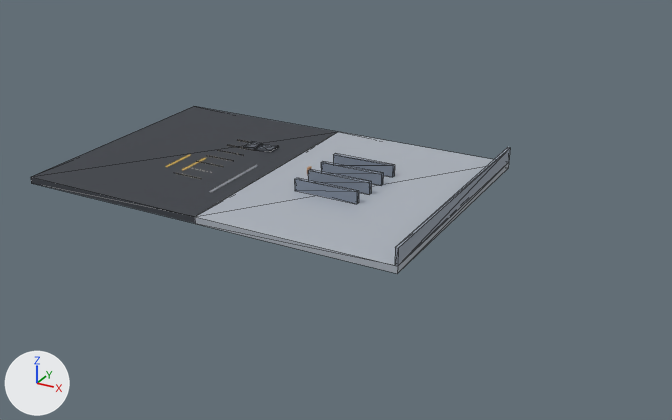
Before and after pictures for a commit that changed the glTF model mobile/levels/sandbox.glb.
Camera for both pictures: a 50 mm lens placed at (71.5, -110.8, 51.0), pointed at (11.4, -1.4, -3.7). Arrows for +X, +Y and +Z are at lower left; the lights stay in place. The older version comes first. Mesh edges are drawn as thin lines on the coarser meshes. Where no turn or scale is listed for an object, it has been applied to the vertices.

The scene before the commit, as lines of its bpy script (objects in view):
```python
me_mesh_1 = bpy.data.meshes.new('Mesh_1')
me_mesh_1.from_pydata(...)  # a box spanning x -5.0..5.0, y -0.3..0.3, z -0.9..0.9
me_mesh_1.materials.append(mat_material_1)  # greyish blue #7d8796
me_mesh_2 = bpy.data.meshes.new('Mesh_2')
me_mesh_2.from_pydata(...)  # a box spanning x -5.0..5.0, y -0.3..0.3, z -0.9..0.9
me_mesh_2.materials.append(mat_material_1)  # greyish blue #7d8796
me_mesh_3 = bpy.data.meshes.new('Mesh_3')
me_mesh_3.from_pydata(...)  # a box spanning x -5.0..5.0, y -0.3..0.3, z -0.9..0.9
me_mesh_3.materials.append(mat_material_1)  # greyish blue #7d8796
ob_mesh2 = bpy.data.objects.new('Mesh2', me_mesh_1)
ob_mesh2.location = (12.0, 6.0, 0.9)
ob_mesh3 = bpy.data.objects.new('Mesh3', me_mesh_2)
ob_mesh3.location = (12.0, 2.2, 0.9)
ob_mesh4 = bpy.data.objects.new('Mesh4', me_mesh_3)
ob_mesh4.location = (12.0, -1.6, 0.9)
# also in view: 'Mesh13' at (-15.0, 0.0, -0.5); 'Mesh' at (15.0, 0.0, -0.5); 'Mesh5' at (12.0, -5.4, 0.9); 'Mesh6' at (29.8, 0.0, 1.2)
```
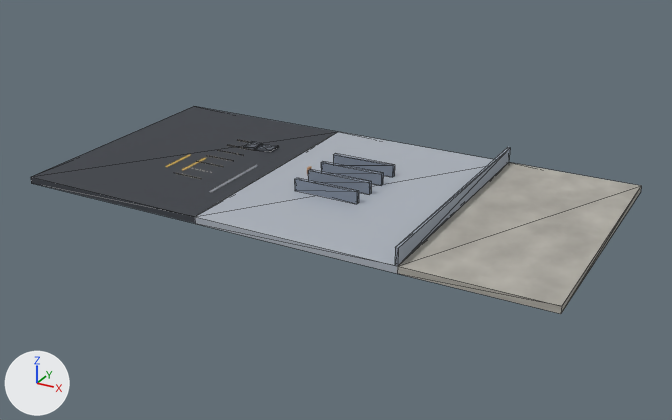
Boxes [x1, y1, x2, y2] around the edits, measured in the pictures (672 x 420 px):
```json
{"object": "Mesh19", "change": "added", "after": [397, 162, 641, 314]}
```

Scene script edits in JSON lines:
```json
{"op": "add", "block": "img_concrete2", "code": ["img_concrete2 = load_image('concrete2', '_unpacked/concrete2', 512, 512, 'sRGB')"]}
{"op": "add", "block": "img_concrete_normal", "code": ["img_concrete_normal = load_image('concrete_normal', '_unpacked/concrete_normal', 512, 512, 'Non-Color')"]}
{"op": "add", "block": "mat_concrete", "code": ["mat_concrete = bpy.data.materials.new('concrete')", "# colours: grey #bab7ae", "# uses the picture img_concrete2", "# uses the picture img_concrete_normal"]}
{"op": "add", "block": "me_mesh_25", "code": ["me_mesh_25 = bpy.data.meshes.new('Mesh_25')", "me_mesh_25.from_pydata(...)  # a box spanning x -10.0..10.0, y -20.0..20.0, z -0.5..0.5", "me_mesh_25.materials.append(mat_concrete)"]}
{"op": "add", "block": "ob_mesh19", "code": ["ob_mesh19 = bpy.data.objects.new('Mesh19', me_mesh_25)", "ob_mesh19.location = (40.0, 0.0, -0.5)"]}
```
